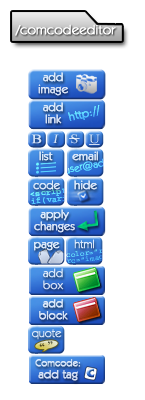
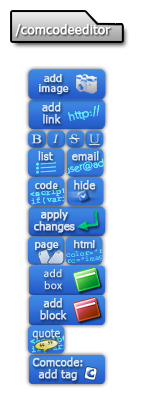
Revision of a layered 145 x 400 image; what changed, layer by layer:
painted on "/comcodeeditor" (2nd of 2, in "/comcodeeditor") over <box>15,24,116,37</box>
painted on "quote" over <box>32,329,62,340</box>
showed "<script language=” if(variable copy" over <box>30,335,65,353</box>
painted on "Comcode: add tag" over <box>32,357,83,381</box>
renamed "add block copy" to "add block", painted on it over <box>39,298,68,320</box>
painted on "add box" over <box>43,268,64,290</box>
painted on "add image" over <box>38,72,69,96</box>
painted on "html" (2nd of 2, in "html") over <box>74,239,95,249</box>
painted on "code" (2nd of 2, in "code") over <box>33,180,60,190</box>
painted on "page" over <box>34,241,60,251</box>
painted on "hide" over <box>74,180,97,190</box>
painted on "email" over <box>72,151,99,161</box>
painted on "list" over <box>38,151,53,161</box>
painted on "apply changes" over <box>34,209,75,233</box>
painted on "add link" over <box>42,102,63,124</box>
